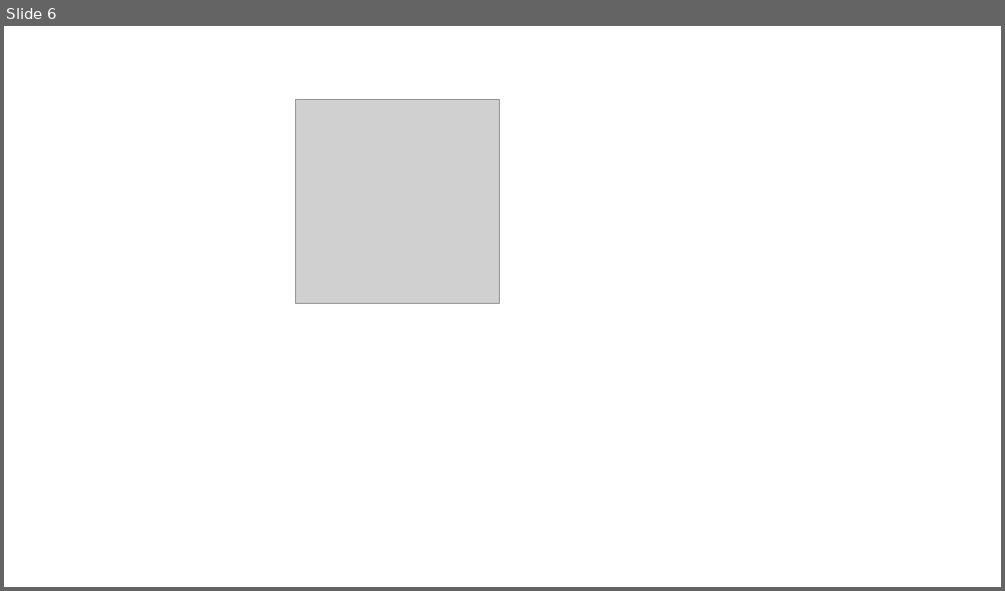
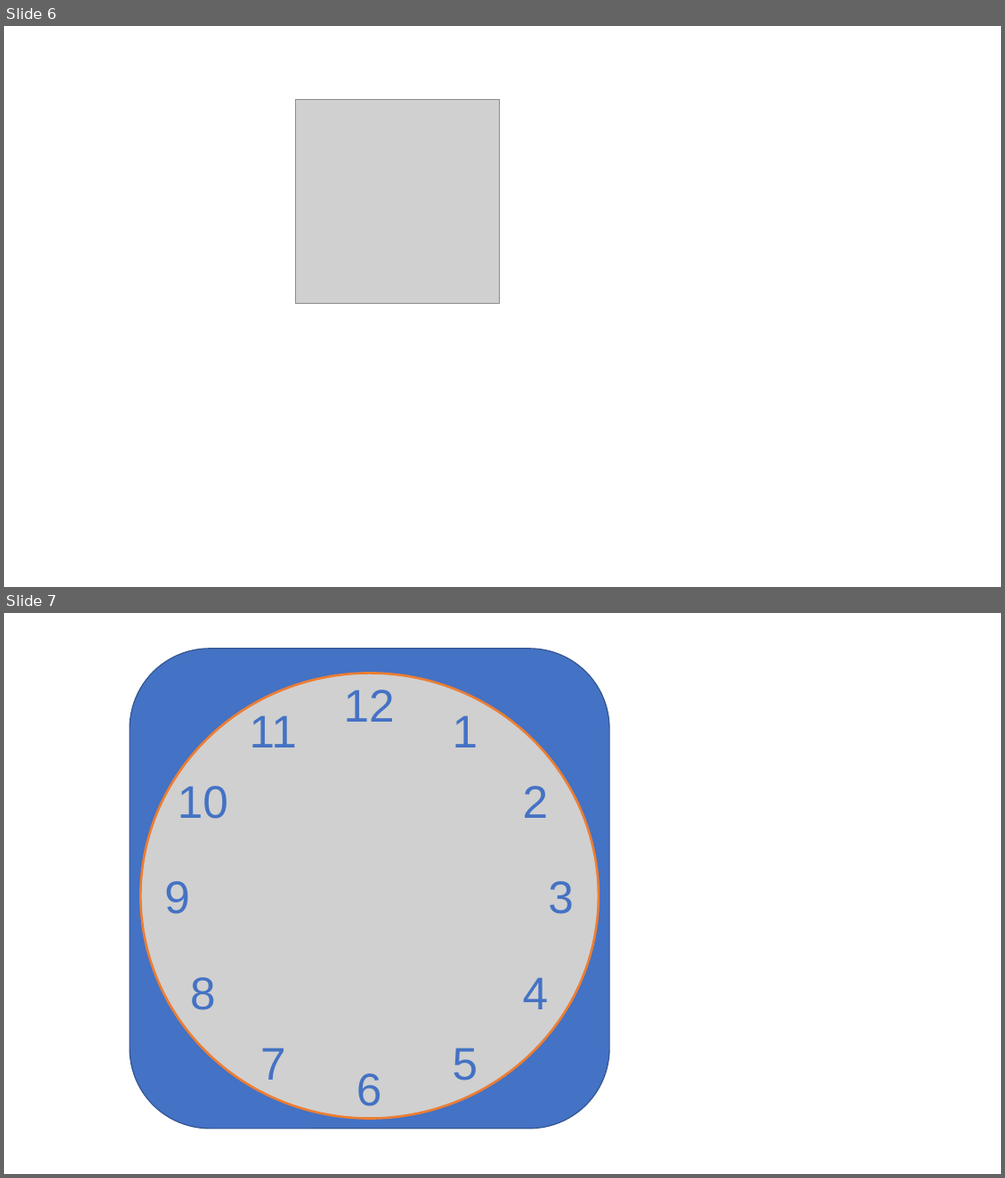
Before and after one commit to Joiner12/Python_MS, a slide deck: ToolInOne/Doc/draft.pptx. Shown one above the other, each under a label of ours: slide 6 before the commit, slides 6 and 7 after it. The pictures are 1005x591 and 1005x1178 pixels, drawn with LibreOffice and Linux fonts; fonts in the diff are those of the drawing; grey boxes stand for pictures. Boxes give left, top, right and bottom in pixels: in the first picture for what was removed or moved away, otherwise in the second. Text is boxed around its words. In the diff, an @@ line names an element or a change of style, - is before the commit and + after.

```diff
--- a/ToolInOne/Doc/draft.pptx
+++ b/ToolInOne/Doc/draft.pptx
@@ slide 7 added at [4, 613, 1001, 1174], background #FFFFFF @@
@@ rounded rectangle added at [129, 648, 610, 1128], fill #4472C4, outline #325491 1 pt @@
@@ picture added at [141, 673, 599, 1118] @@
@@ group added at [139, 669, 599, 1129]: 12 frees @@
+12
+1
+2
+3
+4
+5
+6
+7
+8
+9
+10
+11
```
Also in this commit, not shown: 1 other slide added, 1 slide removed, 6 other files.
